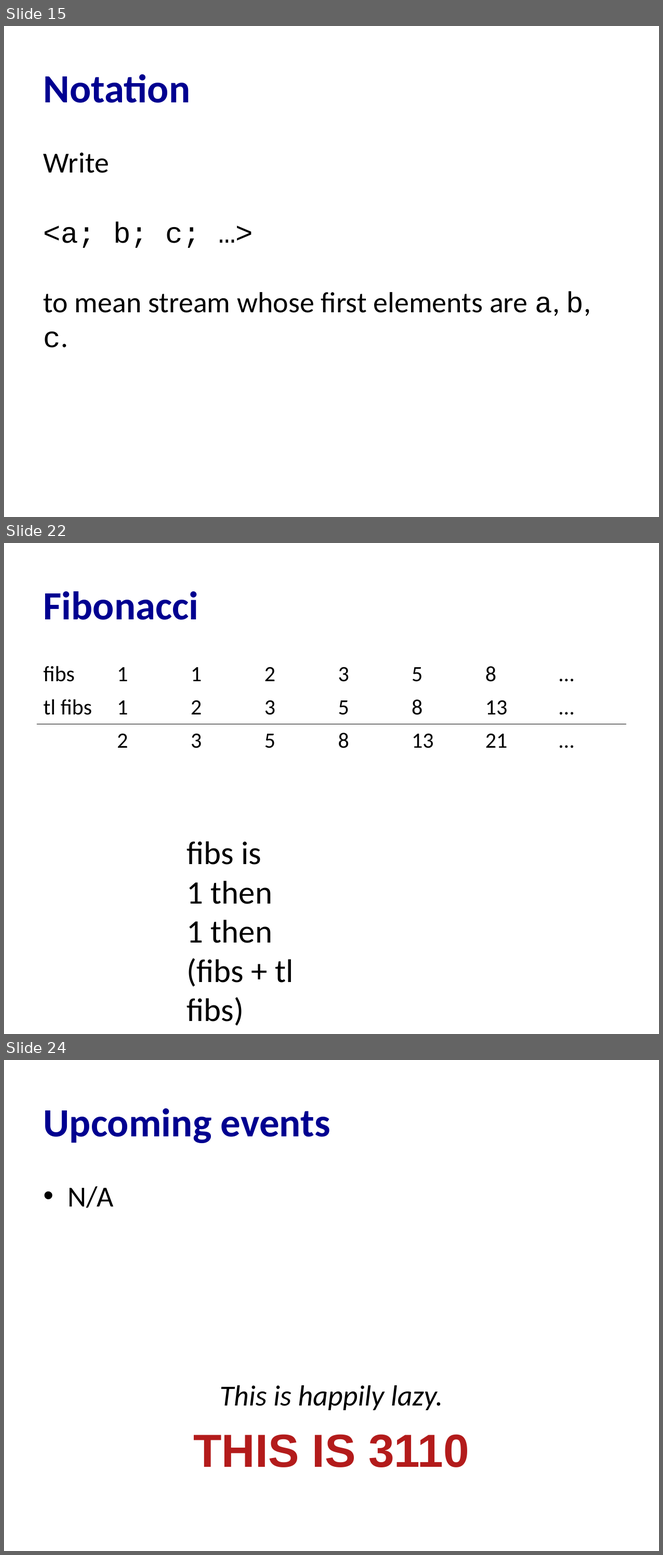
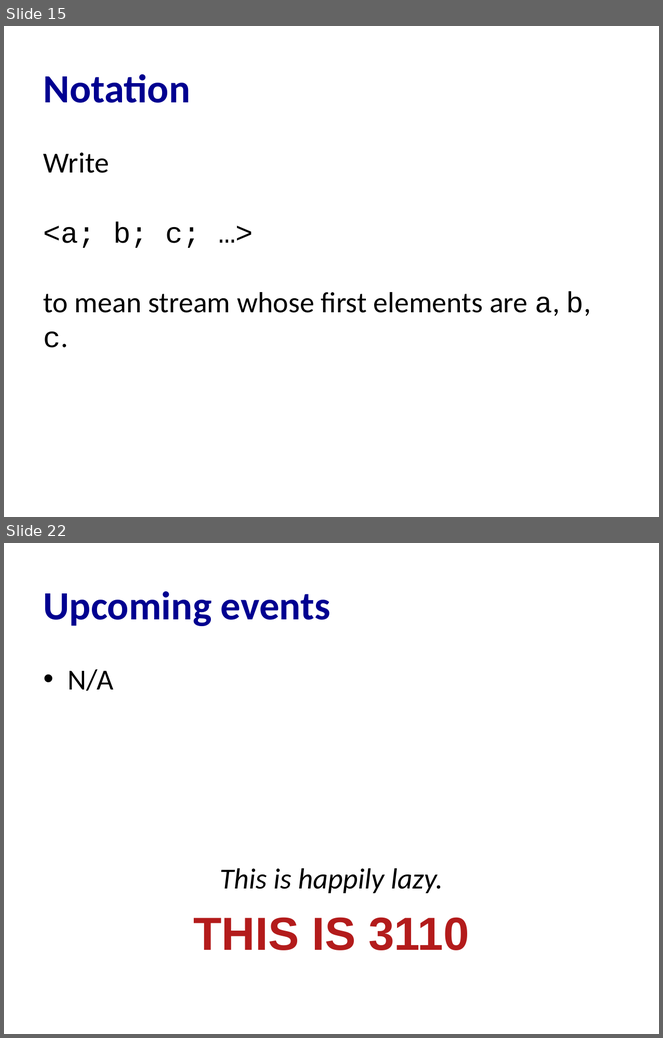
Before and after one commit to cs3110/materials-2019fa, a slide deck: 24-streams/lec.pptx. Shown one above the other, each under a label of ours: slides 15, 22 and 24 before the commit, slides 15 and 22 after it; the slides between them are not shown. The pictures are 663x1555 and 663x1038 pixels, drawn with LibreOffice and Linux fonts; fonts in the diff are those of the drawing. Boxes give left, top, right and bottom in pixels: in the first picture for what was removed or moved away, otherwise in the second. Text is boxed around its words. In the diff, an @@ line names an element or a change of style, - is before the commit and + after.

```diff
--- a/24-streams/lec.pptx
+++ b/24-streams/lec.pptx
@@ slide 22 removed at bbox=[4, 543, 659, 1034], background #FFFFFF @@
@@ title removed at bbox=[44, 591, 199, 620] @@
-Fibonacci
@@ table removed at bbox=[37, 657, 624, 756], 3 rows, 8 columns @@
-fibs | 1 | 1 | 2 | 3 | 5 | 8 | …
-tl fibs | 1 | 2 | 3 | 5 | 8 | 13 | …
- | 2 | 3 | 5 | 8 | 13 | 21 | …
@@ text removed at bbox=[187, 841, 293, 1026] @@
-fibs is
-1 then
-1 then
-(fibs + tl fibs)
@@ what was slide 24 is now slide 22 @@
```
Also in this commit, not shown: 4 slides changed, 5 slides added, 6 other slides removed, 2 other files.
